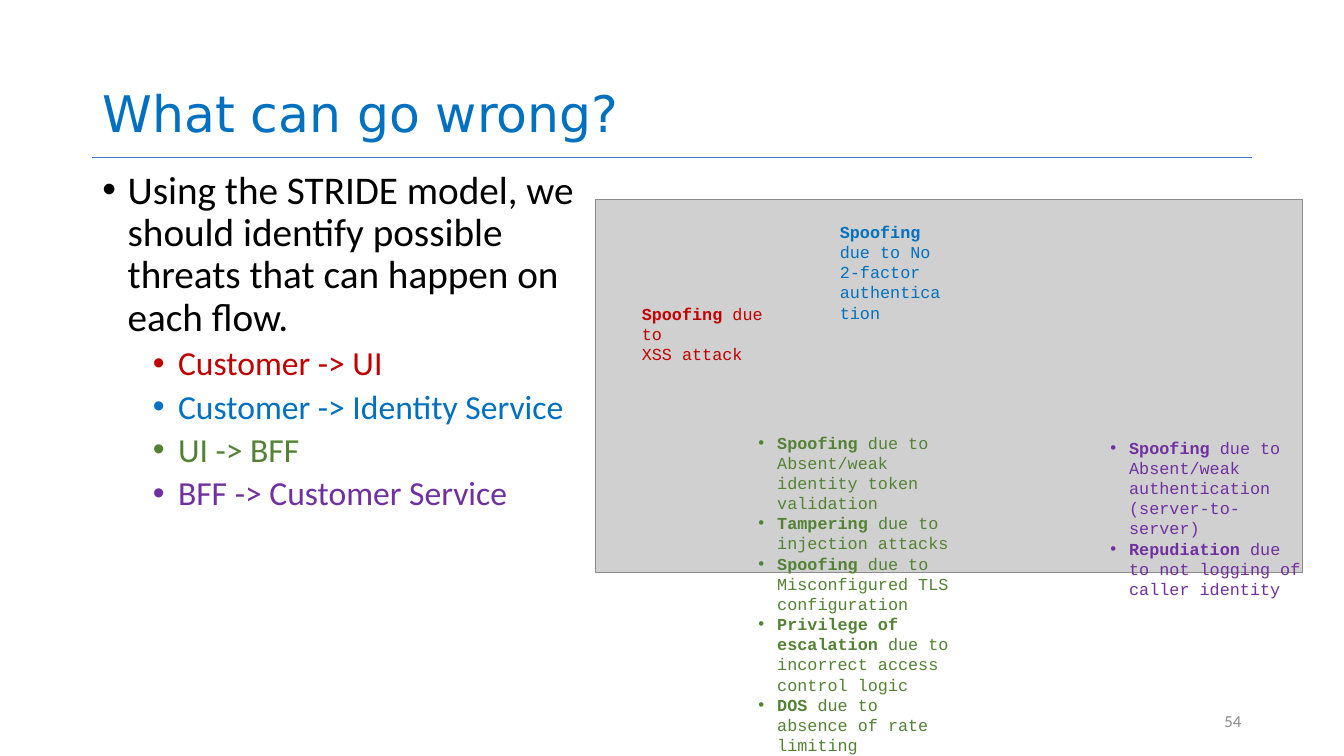
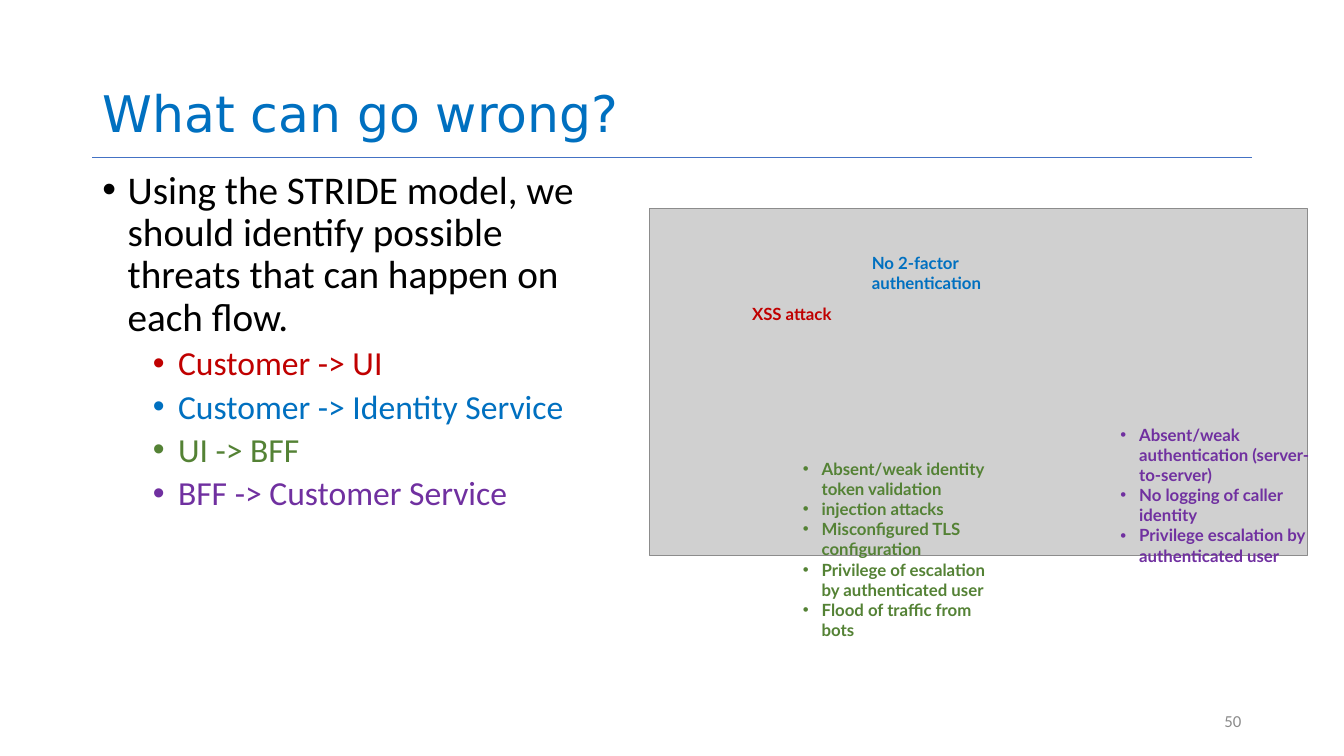
Before and after one commit to neu-se/CS4530-Spring-2026, a slide deck: slide 50 of Slides/Module 13 Security.pptx (slide 54 before the commit). Drawn at 1344x756 pixels with LibreOffice and Linux fonts; fonts in the diff are those of the drawing; grey boxes stand for pictures. Boxes give left, top, right and bottom in pixels: in the first picture for what was removed or moved away, otherwise in the second. Text is boxed around its words. In the diff, an @@ line names an element or a change of style, - is before the commit and + after.

```diff
--- a/Slides/Module 13 Security.pptx
+++ b/Slides/Module 13 Security.pptx
@@ picture: place and size @@
-picture at bbox=[596, 200, 1303, 572]
+picture at bbox=[650, 209, 1309, 556]
@@ text at bbox=[872, 256, 981, 289]: text changed; font Courier New to Lato; bold on @@
-Spoofing due to No 2-factor authentication
+No 2-factor authentication
@@ text at bbox=[752, 307, 832, 320]: text changed; font Courier New to Lato; bold on @@
-Spoofing due to
-XSS attack
+XSS attack
@@ text at bbox=[1139, 428, 1309, 566]: text changed; font Courier New to Lato; bold on @@
-• Spoofing due to Absent/weak authentication (server-to-server)
-• Repudiation due to not logging of caller identity
+• Absent/weak authentication (server-to-server)
+• No logging of caller identity
+• Privilege escalation by authenticated user
@@ text at bbox=[822, 462, 985, 636]: text changed; font Courier New to Lato; bold on @@
-• Spoofing due to Absent/weak identity token validation
-• Tampering due to injection attacks
-• Spoofing due to Misconfigured TLS configuration
-• Privilege of escalation due to incorrect access control logic
-• DOS due to absence of rate limiting
+• Absent/weak identity token validation
+• injection attacks
+• Misconfigured TLS configuration
+• Privilege of escalation by authenticated user
+• Flood of traffic from bots
@@ page number at bbox=[1224, 716, 1241, 727]: text changed @@
-54
+50
```
Also in this commit, not shown: 18 other slides changed, 18 slides added, 21 slides removed, 1 other file.
